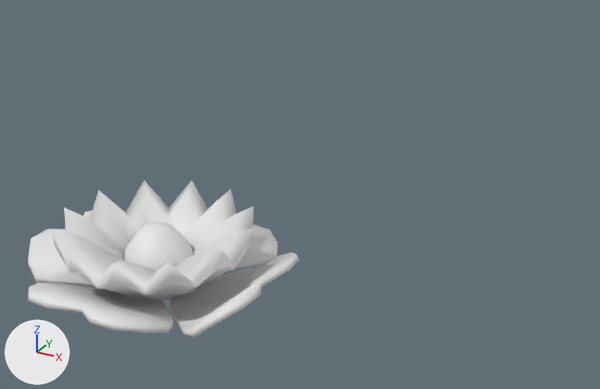
A saved change to the FBX model Assets/3DModels/Spring/Karine/Assets/WaterLilyHeart.fbx.
Before and after are seen from a camera (50 mm lens) standing at (2.94, -3.56, 2.57) and looking at (0.94, 0.08, 0.75). The lights are fixed; the arrows at lower left show +X, +Y and +Z. The picture after the commit comes second. Where no turn or scale is listed for an object, it has been applied to the vertices.

The scene before the commit, as lines of its bpy script (objects in view):
```python
me_waterlilyheart = bpy.data.meshes.new('WaterLilyHeart')
me_waterlilyheart.from_pydata(...)  # 442 vertices, 444 faces; spans x -0.83..0.83, y -0.77..0.86, z -0.03..0.43
ob_waterlilyheart = bpy.data.objects.new('WaterLilyHeart', me_waterlilyheart)
ob_waterlilyheart.location = (0.0, 0.0, 0.0)
```
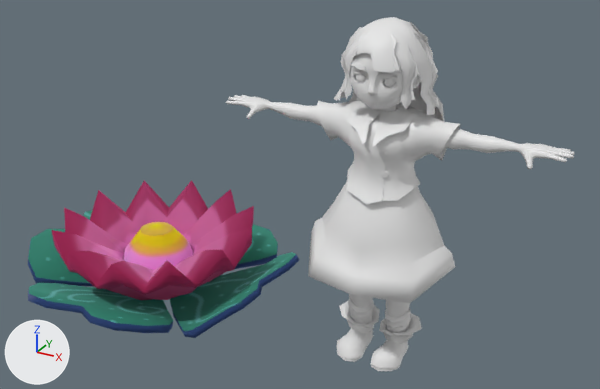
Where the newer file only moved an object's origin or applied its transform, the numbers keep the older frame.

Pixel boxes (x1, y1, x2, y2) of what changed, in the pictures (600 x 389 px):
```json
{"object": "fiosCabelo", "change": "added", "after": [226, 17, 575, 371]}
{"object": "WaterLilyHeart", "change": "recoloured, surface changed", "before": [28, 180, 299, 338], "after": [28, 180, 299, 338], "on screen": "darker"}
```

Edits to the scene script, one JSON object a line:
```json
{"op": "add", "block": "img_veraomat_png", "code": ["img_veraomat_png = load_image('VeraoMat.png', '../Material/Texturas/VeraoMat.png', 1024, 1024, 'sRGB')"]}
{"op": "add", "block": "mat_veraomat", "code": ["mat_veraomat = principled_material('VeraoMat')", "mat_veraomat.texture = img_veraomat_png", "mat_veraomat.metallic = 1.0", "mat_veraomat.roughness = 1.0"]}
{"block": "me_waterlilyheart", "where": "me_waterlilyheart.from_pydata(...)  # 442 vertices, 444 faces; spans x -0.83..0.83, y -0.77..0.86, z -0.03..0.43"}
{"block": "me_waterlilyheart", "where": "# used by ob_waterlilyheart; location = (0.0, 0.0, 0.0)"}
{"block": "me_waterlilyheart", "change": "me_waterlilyheart part 1: texture (UV) coordinates of 444 of 444 faces, centred in x -0.82..0.81, y -0.76..0.85, z -0.02..0.37, changed; they spanned u 0.0..1.0, v 0.0..1.0 and now span u 0.65..1.0, v 0.65..1.0"}
{"op": "add", "block": "me_waterlilyheart", "code": "me_waterlilyheart.materials.append(mat_veraomat)  # picture img_veraomat_png"}
{"op": "add", "block": "me_fioscabelo", "code": ["me_fioscabelo = bpy.data.meshes.new('fiosCabelo')", "me_fioscabelo.from_pydata(...)  # 3165 vertices, 3182 faces; spans x -0.9..0.9, y -0.35..0.35, z -0.02..1.77"]}
{"op": "add", "block": "ob_fioscabelo", "code": ["ob_fioscabelo = bpy.data.objects.new('fiosCabelo', me_fioscabelo)", "ob_fioscabelo.location = (1.459, 0.0, 0.0)"]}
```
